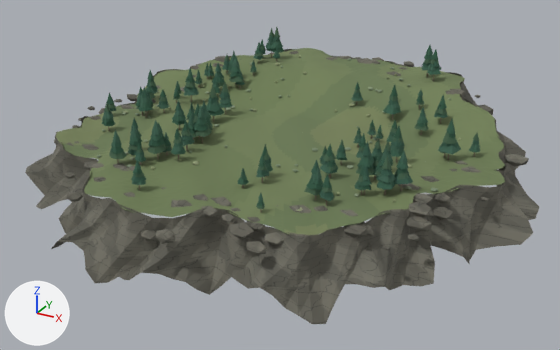
An edit to the glTF model Unity/Assets/Eldoria/ArtTests/ValoriaGatehouseV1/valoria_visual_slice_environment_v2.glb, drawn before and after from the same camera.
Camera for both pictures: a 50 mm lens placed at (66.6, -121.8, 51.5), pointed at (1.5, -3.4, -7.7). The lights are fixed; the arrows at lower left show +X, +Y and +Z. The older version comes first. Vertices at exactly the same position are counted once.

The first picture shows 'Valoria Highlands - Blender sculpted environment'.
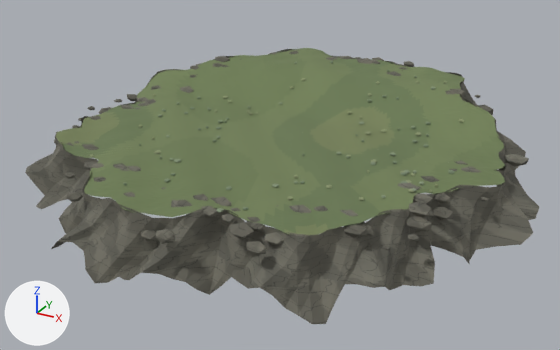
Commit message: art(unity): persist regenerated Valoria vertical slice scene [skip ci]

What differs and where, as boxes [x1, y1, x2, y2] in the pictures (560 x 350 px):
'Valoria Highlands - Blender sculpted environment', reshaped (7% shorter): before [25, 27, 539, 324]; after [25, 48, 539, 324]
part 1 of me_valoria_authored_geological_mesh_and_forest, deleted: before [97, 27, 480, 213]
part 2 of me_valoria_authored_geological_mesh_and_forest, added: after [216, 76, 464, 213]
part 3 of me_valoria_authored_geological_mesh_and_forest, added: after [138, 62, 306, 162]

The change in detail:
me_valoria_authored_geological_mesh_and_forest is used by ob_valoria_highlands___blender_sculpted_environment; location (0.0, 0.0, 0.0).
me_valoria_authored_geological_mesh_and_forest had 15407 vertices, 23948 faces and spanned x -46.6..49.0, y -46.5..47.6, z -11.6..12.4.
me_valoria_authored_geological_mesh_and_forest now has 10439 vertices, 19400 faces and spans x -46.6..49.0, y -46.5..47.6, z -11.6..5.9.
me_valoria_authored_geological_mesh_and_forest part 1: 551 loose pieces with 5820 vertices, spanning x -35.4..36.5, y -35.2..36.3, z -0.6..12.4, are deleted.
me_valoria_authored_geological_mesh_and_forest part 2: 492 vertices added at x 7.7..34.9, y -35.3..30.7, z -0.7..5.8.
me_valoria_authored_geological_mesh_and_forest part 3: 348 vertices added at x -34.5..-5.1, y -23.3..26.6, z -0.6..5.6.
Other edits to the shape of me_valoria_authored_geological_mesh_and_forest do not show in these pictures.
me_valoria_authored_geological_mesh_and_forest no longer uses material mat_conifer_foliage_0 (dark green #2c5741).
me_valoria_authored_geological_mesh_and_forest no longer uses material mat_conifer_foliage_1 (dark green #345e49).
me_valoria_authored_geological_mesh_and_forest no longer uses material mat_conifer_foliage_2 (dark green #3a614e).
me_valoria_authored_geological_mesh_and_forest no longer uses material mat_conifer_foliage_3 (dark green #305948).
me_valoria_authored_geological_mesh_and_forest no longer uses material mat_conifer_foliage_4 (dark green #426148).
me_valoria_authored_geological_mesh_and_forest no longer uses material mat_bark_weathered (brown #817365).
